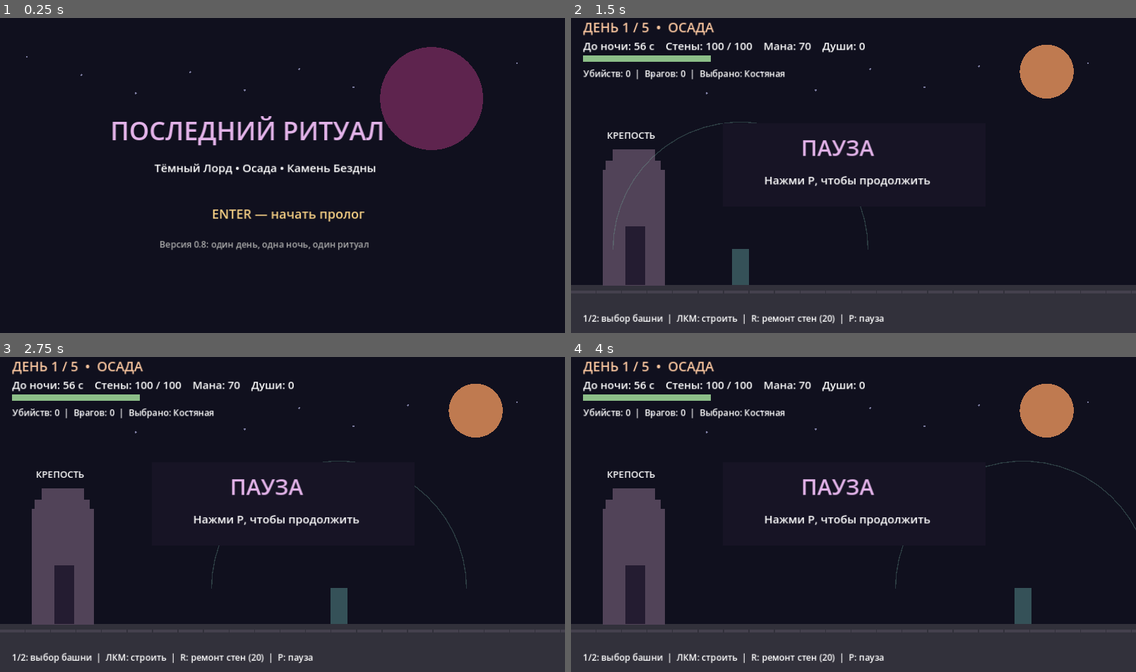
Above: before the commit, frames 1-4 (two rows, left to right).
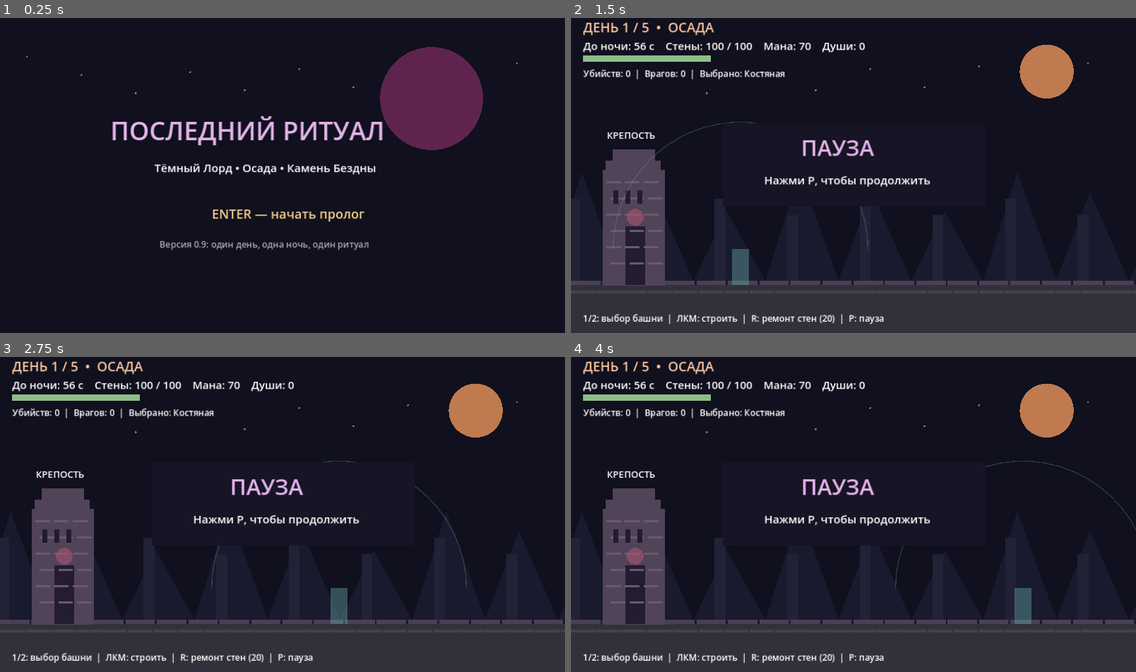
Above: after the commit, the same moments.

Repository: DoctorStrangeSH/Last-Ritual
Game: Godot game, scene res://scenes/main.tscn
The game is run twice, just before and just after one commit, with the same random seed, the same clock (stepped at 60 frames per second) and the same inputs.
Inputs (mouse positions are in pixels of both pictures, inside the frame that each line leads up to):
- Up to frame 1 (0.25 s): no input
- Up to frame 2 (1.5 s): tap Enter (ui_accept) at 0.5, 0.77, 1.25 s; move the mouse to (977, 159) at 0.52 s; hold Right (ui_right) 0.53-1.28 s; tap P at 0.6 s; click (977, 159) at 0.67 s; move the mouse to (740, 191) at 1.27 s; hold Left (ui_left) from 1.28 s (still down); tap Keypad Enter at 1.35 s
- Up to frame 3 (2.75 s): tap Enter (ui_accept) at 1.52, 2 s; move the mouse to (339, 442) at 2.02 s; release Left (ui_left) at 2.03 s; hold Right (ui_right) from 2.03 s (still down); tap R at 2.1 s
- Up to frame 4 (4 s): tap Enter (ui_accept) at 2.75, 3.02, 3.5, 3.77 s; move the mouse to (825, 577) at 2.77 s; release Right (ui_right) at 2.78 s; hold W 2.78-3.53 s; tap 1 at 2.85 s; click (825, 577) at 2.92 s; move the mouse to (1023, 561) at 3.52 s; hold Left (ui_left) from 3.53 s (still down); tap 2 at 3.6 s

The runs differ from the first frame. In frame 1, less than 0.1% of the frame differs, in the area x 35-37%, y 71-73%; in frame 2, 4.7%; in frame 3, 4.7%, in the area x 0-100%, y 51-85%; in frame 4, 4.7%.

Commit message:
art: procedural dark lord silhouette and layered gothic backgrounds v0.9

Diff:
--- a/scripts/main.gd
+++ b/scripts/main.gd
@@ -1,5 +1,5 @@
 extends Node2D
-## Last Ritual v0.8: single-scene prototype, Godot 4.2+
+## Last Ritual v0.9: single-scene prototype, Godot 4.2+
 const W := 1152.0
 const H := 648.0
 const FLOOR := 550.0
@@ -396,16 +396,35 @@
 func box(rect: Rect2, col: Color) -> void:
     draw_rect(rect, col)
 
+func draw_dark_lord(pos: Vector2) -> void:
+    # Procedural character silhouette: cloak, horned helm and glowing eyes.
+    var cloak := PackedVector2Array([pos + Vector2(-15, 9), pos + Vector2(15, 9), pos + Vector2(24, 27), pos + Vector2(-23, 27)])
+    draw_colored_polygon(cloak, Color("42305f"))
+    box(Rect2(pos.x - 13, pos.y - 17, 26, 34), Color("7451a0") if hurt_cooldown <= 0.0 else Color("d87386"))
+    draw_circle(pos + Vector2(0, -24), 15, Color("25213c"))
+    draw_colored_polygon(PackedVector2Array([pos + Vector2(-14, -28), pos + Vector2(-23, -49), pos + Vector2(-5, -36)]), Color("5d5273"))
+    draw_colored_polygon(PackedVector2Array([pos + Vector2(14, -28), pos + Vector2(23, -49), pos + Vector2(5, -36)]), Color("5d5273"))
+    box(Rect2(pos.x - 10, pos.y - 27, 7, 4), Color("f2678b"))
+    box(Rect2(pos.x + 3, pos.y - 27, 7, 4), Color("f2678b"))
+
 func _draw() -> void:
     box(Rect2(0, 0, W, H), Color("10101e"))
     for i in range(11):
         draw_circle(Vector2(55 + i * 111, 85 + (i * 37) % 80), 2.0, Color("77779a"))
+    if phase == "day" or phase == "night":
+        # Layered silhouettes create depth without requiring external textures.
+        for i in range(9):
+            var sx := float(i * 148 - 50)
+            draw_colored_polygon(PackedVector2Array([Vector2(sx, FLOOR), Vector2(sx + 72, 320 + (i % 3) * 40), Vector2(sx + 155, FLOOR)]), Color("191a2d"))
+            box(Rect2(sx + 47, 375 + (i % 2) * 32, 22, FLOOR - 375), Color("222237"))
+        for i in range(19):
+            box(Rect2(i * 64, FLOOR - 8, 60, 8), Color("4a4154"))
     if phase == "title":
         draw_circle(Vector2(880, 170), 105, Color("5e244e"))
         label("ПОСЛЕДНИЙ РИТУАЛ", 225, 255, 52, Color("e3b3e9"))
         label("Тёмный Лорд • Осада • Камень Бездны", 315, 320, 23)
         label("ENTER — начать пролог", 432, 415, 26, Color("f5cf84"))
-        label("Версия 0.8: один день, одна ночь, один ритуал", 325, 474, 18, Color("aaaaaa"))
+        label("Версия 0.9: один день, одна ночь, один ритуал", 325, 474, 18, Color("aaaaaa"))
         return
     if phase == "win" or phase == "lose":
         label("РИТУАЛ ЗАВЕРШЁН" if phase == "win" else "КРЕПОСТЬ ПАЛА", 300, 275, 48, Color("a9e4bc") if phase == "win" else Color("ff7777"))
@@ -430,6 +449,12 @@
             for i in range(3):
                 box(Rect2(70 + i * 44, 297, 25, 24), Color("514358"))
             box(Rect2(111, 430, 40, 120), Color("241c31"))
+            for row in range(6):
+                for col in range(3):
+                    box(Rect2(72 + col * 38 + (row % 2) * 9, 339 + row * 33, 30, 4), Color("6a596e"))
+            for j in range(3):
+                box(Rect2(86 + j * 25, 357, 10, 28), Color("211c30"))
+            draw_circle(Vector2(131, 412), 17, Color("aa5570", 0.6))
             label("КРЕПОСТЬ", 73, 252, 19)
             for tower in towers:
                 var tx: float = tower["x"]
@@ -491,8 +516,7 @@
             if dash_trail > 0.0:
                 box(Rect2(player.x - facing * 72.0 - 12.0, player.y - 21.0, 24.0, 43.0), Color("533b87"))
                 box(Rect2(player.x - facing * 38.0 - 12.0, player.y - 21.0, 24.0, 43.0), Color("7951ab"))
-            box(Rect2(player.x - 14, player.y - 21, 28, 43), Color("a376c0") if hurt_cooldown <= 0.0 else Color("ed9393"))
-            draw_circle(player + Vector2(0, -24), 14, Color("d9cbca"))
+            draw_dark_lord(player)
             if swing_timer > 0.0:
                 box(Rect2(player.x + (17.0 if facing > 0 else -75.0), player.y - 17.0, 58.0, 10.0), Color("d6a2e9"))
             label("НОЧЬ 1 / 5  •  КАТАКОМБЫ", 25, 35, 27, Color("b9afea"))
